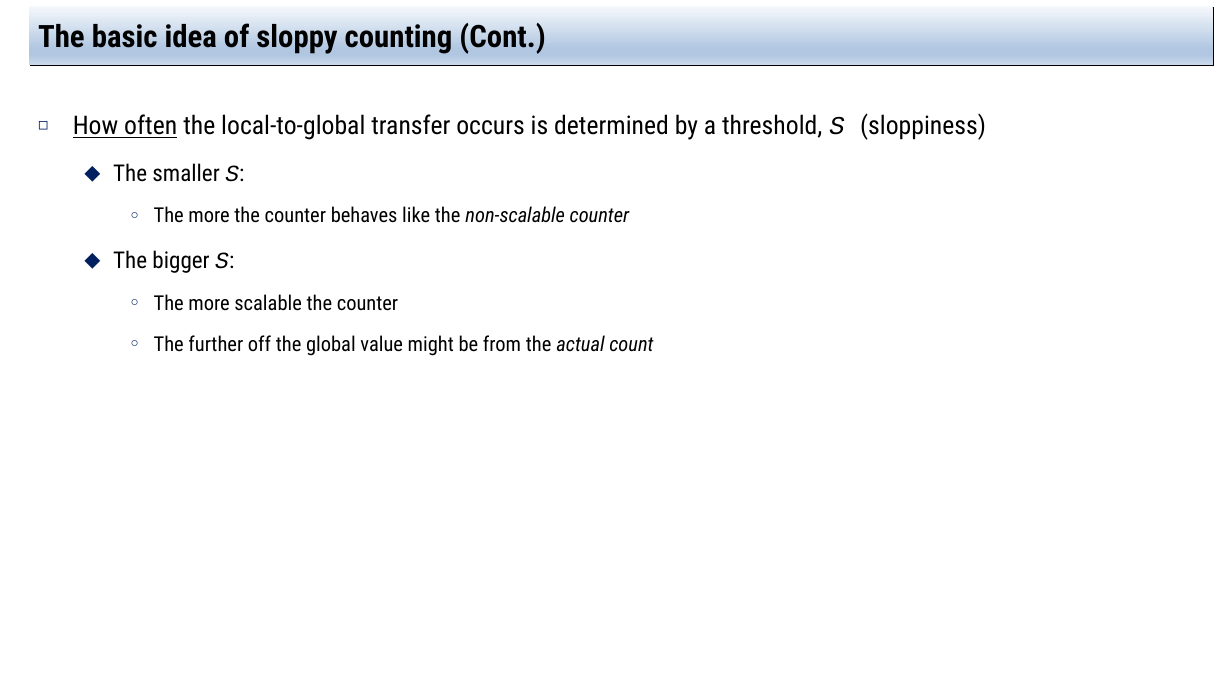
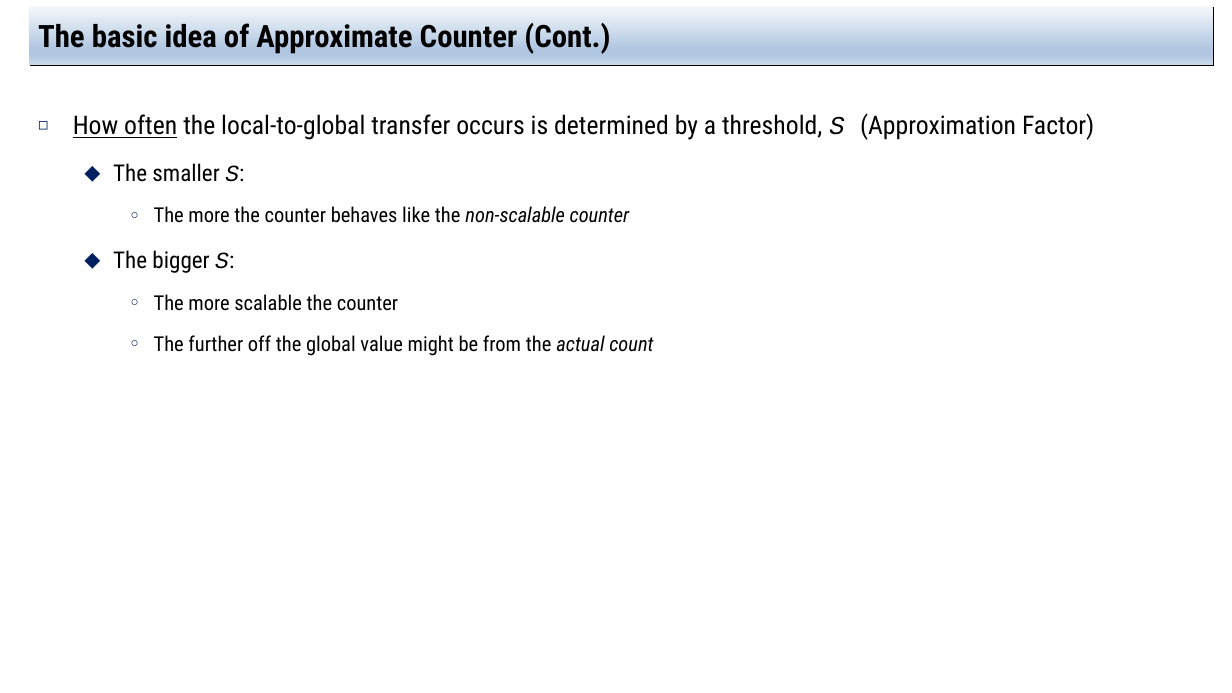
Before and after one commit to jachermocilla/extra-course-materials, a slide deck: slide 13 of cmsc125/ostep/slides/02.Concurrency/29.Lock-based_Concurrent_Data_Structures.pptx. Drawn at 1232x693 pixels with LibreOffice and Linux fonts; fonts in the diff are those of the drawing. Boxes give left, top, right and bottom in pixels: in the first picture for what was removed or moved away, otherwise in the second. Text is boxed around its words. In the diff, an @@ line names an element or a change of style, - is before the commit and + after.

```diff
--- a/cmsc125/ostep/slides/02.Concurrency/29.Lock-based_Concurrent_Data_Structures.pptx
+++ b/cmsc125/ostep/slides/02.Concurrency/29.Lock-based_Concurrent_Data_Structures.pptx
@@ title at [38,19,610,54]: text changed @@
-The basic idea of sloppy counting (Cont.)
+The basic idea of Approximate Counter (Cont.)
@@ text at [73,113,1094,140]: text changed @@
-◻ How often the local-to-global transfer occurs is determined by a threshold, S (sloppiness)
+◻ How often the local-to-global transfer occurs is determined by a threshold, S (Approximation Factor)
```
Also in this commit, not shown: 9 other slides changed, 1 other file.
